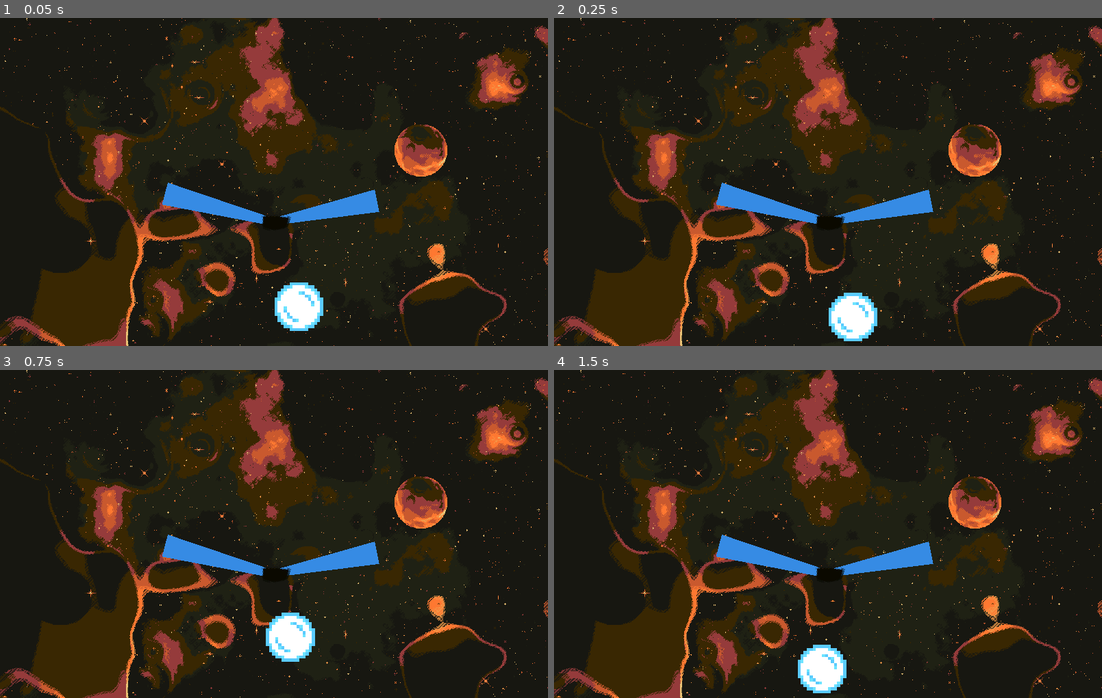
Above: before the commit, frames 1-4 (two rows, left to right).
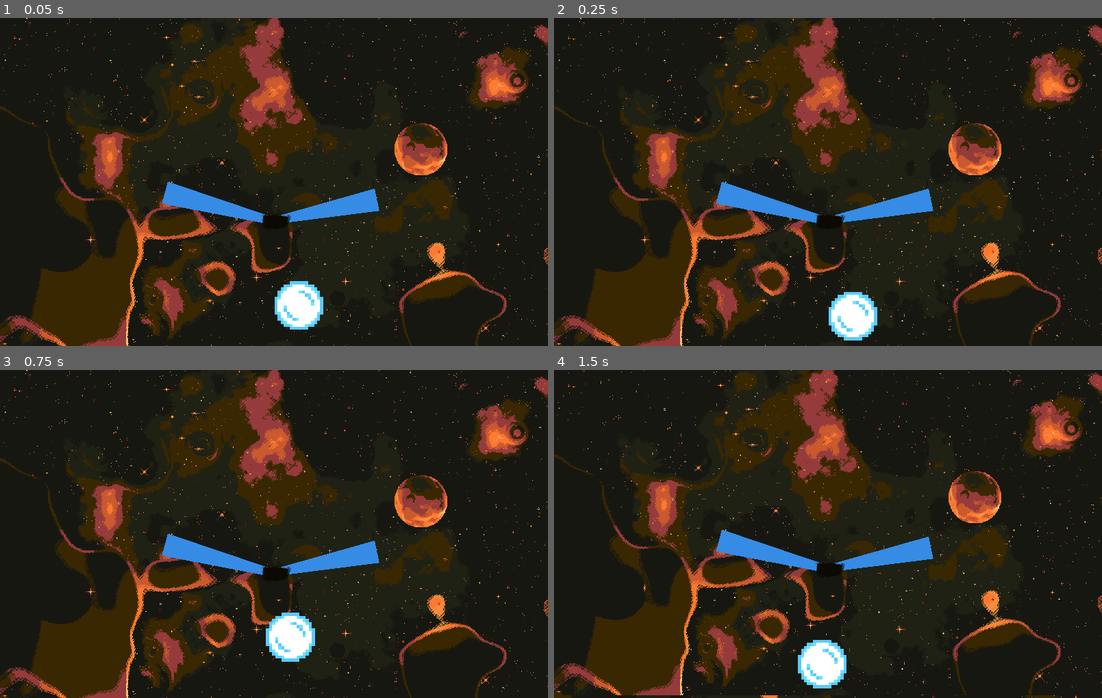
Above: after the commit, the same moments.

Repository: qiiiii24/release_game
Game: Godot game, scene res://Scene/main.tscn
Same seed, same stepped clock (60 frames per second), same inputs: the game is played once before the commit and once after it.
Inputs (mouse positions are in pixels of both pictures, inside the frame that each line leads up to):
- Up to frame 1 (0.05 s): no input
- Up to frame 2 (0.25 s): no input
- Up to frame 3 (0.75 s): tap Enter at 0.5 s; drag from (301, 668) to (274, 573) at 0.52 s
- Up to frame 4 (1.5 s): drag from (718, 550) to (822, 668) at 1.27 s

The runs differ from the first frame. In frame 1, 5.6% of the frame differs, in the area x 0-100%, y 0-100%; in frame 2, 5.6%; in frame 3, 5.4%; in frame 4, 14%.

Commit message:
做了个简陋的相机

Diff:
--- a/Scene/main.tscn
+++ b/Scene/main.tscn
@@ -40,19 +40,20 @@
 size_flags_vertical = 4
 texture = ExtResource("1_s07e7")
 
-[node name="Player" parent="." node_paths=PackedStringArray("sling_shot") instance=ExtResource("2_vs64h")]
+[node name="Player" parent="." node_paths=PackedStringArray("sling_shot", "move_camera") instance=ExtResource("2_vs64h")]
 position = Vector2(589, 570)
 scale = Vector2(6, 6)
 collision_layer = 3
 collision_mask = 3
 sling_shot = NodePath("../SlingShot")
+move_camera = NodePath("../Camera2D")
 
-[node name="MoveCamera" type="Camera2D" parent="Player"]
-unique_name_in_owner = true
-enabled = false
+[node name="Camera2D" type="Camera2D" parent="."]
+position = Vector2(544, 326)
+scale = Vector2(6, 6)
 limit_left = 0
 limit_right = 1080
-limit_bottom = 650
+limit_bottom = 658
 
 [node name="Generators" parent="." instance=ExtResource("4_5s2md")]
 position = Vector2(0, 539)
@@ -87,4 +88,5 @@
 [node name="SlingShot" parent="." node_paths=PackedStringArray("player") instance=ExtResource("6_yidns")]
 position = Vector2(385, 555)
 scale = Vector2(2, 2)
+initial_velocity_factor = 50.0
 player = NodePath("../Player")
--- a/Scene/player.gd
+++ b/Scene/player.gd
@@ -4,14 +4,14 @@
 const BOUNCE_SPEED := 0.8
 
 @onready var area_2d: Area2D = $Area2D
-@onready var move_camera: Camera2D = %MoveCamera
-
 
 ## 初速度
 @export var initial_velocity := -400
 @export var sling_shot: Node2D
+@export var move_camera: Camera2D
 
 var drag : bool = false
+var camera_can_move : bool = false
 
 func _ready() -> void:
 	area_2d.input_event.connect(_on_area_2d_input_event)
@@ -44,13 +44,23 @@
 	if drag:
 		position = to_global(get_local_mouse_position())
 
+	camera_move()
 	#move_and_slide()
+
+## 相机移动（发射后跟着移动）y方向速度等于0时停止移动，
+func camera_move() -> void:
+	if camera_can_move:
+		move_camera.position = position
+
+	if velocity.y > 0:
+		camera_can_move = false
 
 
 ## 发射
 func launch(speed: Vector2) -> void:
-	velocity = speed
-	#print(speed)
+	camera_can_move = true
+	velocity += speed
+	print(speed)
 
 func _on_area_2d_input_event(_viewport: Node, event: InputEvent, _shape_idx: int) -> void:
 	if event is InputEventMouseButton:
--- a/Scene/sling_shot.gd
+++ b/Scene/sling_shot.gd
@@ -9,7 +9,7 @@
 @onready var area_2d: Area2D = $Area2D
 
 @export var max_strech_distance : float = 150
-@export var initial_velocity_factor : float = 20
+@export var initial_velocity_factor : float = 30
 @export var player: Player
 
 #var player : PackedScene = preload("res://Scene/player.tscn")
@@ -24,13 +24,6 @@
 		line_2d.set_point_position(1,start_pos_l1)
 		line_2d_2.set_point_position(1,start_pos_l2)
 		sling_shot_end.position = start_pos
-		if can_drag:
-			print("进入drag模式")
-		else:
-			print("退出drag模式")
-		#line_2d.visible = can_drag
-		#line_2d_2.visible = can_drag
-		#sling_shot_end.visible = can_drag
 
 func _input(event: InputEvent) -> void:
 	if event is InputEventMouseButton :
--- a/project.godot
+++ b/project.godot
@@ -22,6 +22,7 @@
 [display]
 
 window/size/viewport_width=1080
+window/size/always_on_top=true
 window/stretch/mode="canvas_items"
 
 [rendering]
